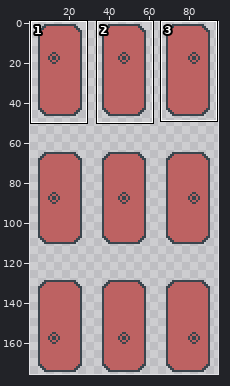
Pixel-art file, stored at assets/actor/enemy/aseprite/enemy.aseprite. Above, an overview of the earlier version with the close-up marked.
Close-up. Earlier state:
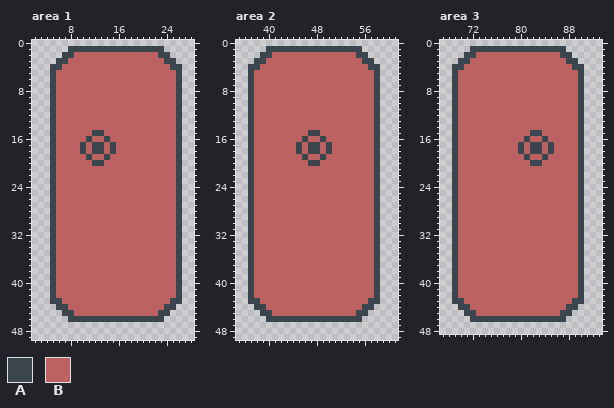
96x176 pixels, 1 frame. Shown: area 1: x 2..28, y 0..49; area 2: x 35..61, y 0..49; area 3: x 67..93, y 0..48. The wide view leaves out empty margins. The commit also changed other parts of the picture, which this record leaves out.
Palette (. is transparent): A #3a454d  B #bd6262
The same view after the edit:
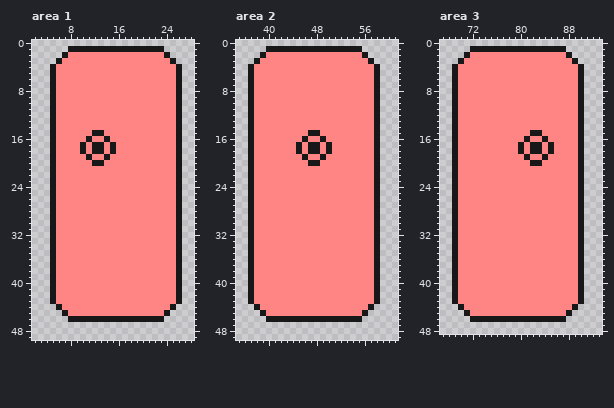
Changes in this commit:
colour A: #3a454d -> #181818
colour B: #bd6262 -> #ff8585
Area 1:
y 2: x 8 A -> B; x 23 A -> B
y 3: x 7 A -> B; x 24 A -> B
y 4: x 6 A -> B; x 25 A -> B
y 43: x 6 A -> B; x 25 A -> B
y 44: x 7 A -> B; x 24 A -> B
y 45: x 8 A -> B; x 23 A -> B
Area 2:
y 2: x 40 A -> B; x 55 A -> B
y 3: x 39 A -> B; x 56 A -> B
y 4: x 38 A -> B; x 57 A -> B
y 43: x 38 A -> B; x 57 A -> B
y 44: x 39 A -> B; x 56 A -> B
y 45: x 40 A -> B; x 55 A -> B
Area 3:
y 2: x 72 A -> B; x 87 A -> B
y 3: x 71 A -> B; x 88 A -> B
y 4: x 70 A -> B; x 89 A -> B
y 43: x 70 A -> B; x 89 A -> B
y 44: x 71 A -> B; x 88 A -> B
y 45: x 72 A -> B; x 87 A -> B
